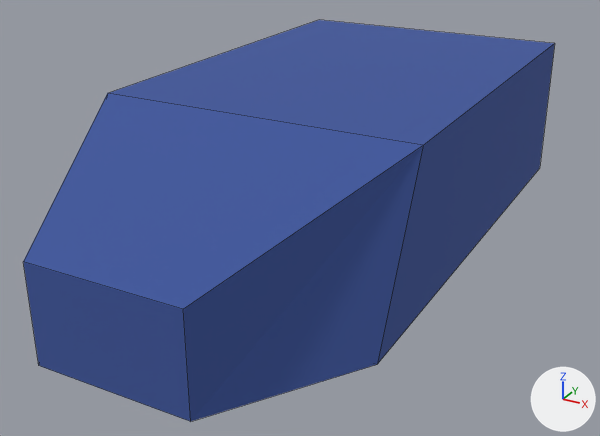
An edit to the OBJ model src/main/resources/assets/chtmod/models/block/roadlight/RoadLight4.obj, drawn before and after from the same camera.
One viewpoint serves both versions: a 50 mm camera at (1.524, -2.058, 1.387) aimed at (0.469, -0.139, 0.428). The lights are fixed; the arrows at lower right show +X, +Y and +Z. Mesh edges are drawn as thin lines. Where no turn or scale is listed for an object, it has been applied to the vertices.

Names of what the first picture shows: 'RoadLight4'.
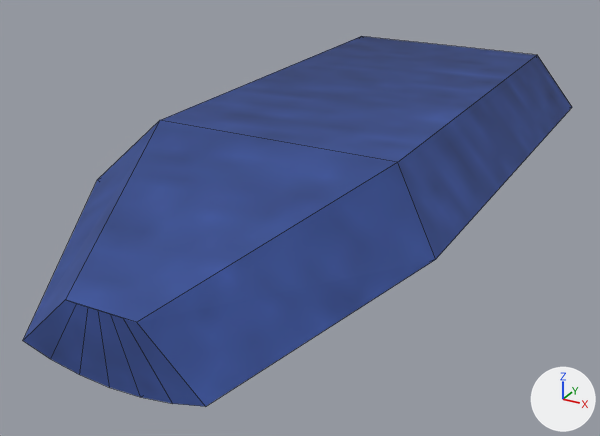
Boxes [x1, y1, x2, y2] around the edits, measured in the pictures (600 x 436 px):
'RoadLight4', reshaped (7% shorter)
    before: [23, 20, 555, 421]
    after: [23, 36, 572, 407]

The change, as a list of edits to the scene's bpy script:
```text
Add img_light2:
    img_light2 = load_image('light2', '../../../textures/blocks/light2.png', 128, 128, 'sRGB')
Add mat_mat1:
    mat_mat1 = principled_material('mat1')
    mat_mat1.texture = img_light2
    mat_mat1.roughness = 1.0
Change me_roadlight4:
    used by ob_roadlight4; location = (0.0, 0.0, 0.0)
    remove me_roadlight4.from_pydata(...)  # 20 vertices, 15 faces; spans x 0.06..0.94, y -1.0..0.75, z 0.34..0.81
    add me_roadlight4.from_pydata(...)  # 42 vertices, 33 faces; spans x 0.02..0.99, y -1.0..0.91, z 0.35..0.73
    me_roadlight4 part 1: the loose piece of 12 vertices spanning x 0.06..0.94, y -1.0..0.75, z 0.37..0.81 is rebuilt with 32 vertices and now spans x 0.02..0.99, y -1.0..0.91, z 0.35..0.73
    remove me_roadlight4.materials.append(mat_white)  # white #e7e7e7
    remove me_roadlight4.materials.append(mat_light)  # picture img_light
    add me_roadlight4.materials.append(mat_mat1)  # picture img_light2
```
